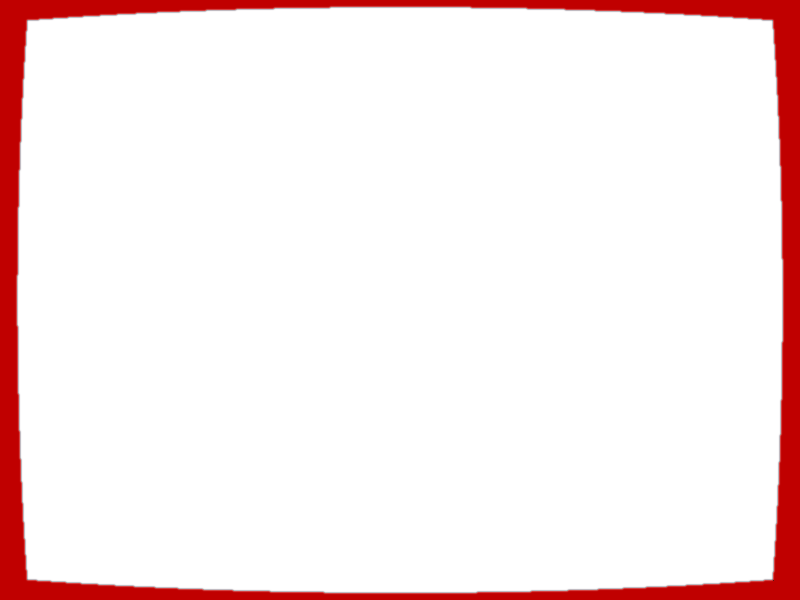
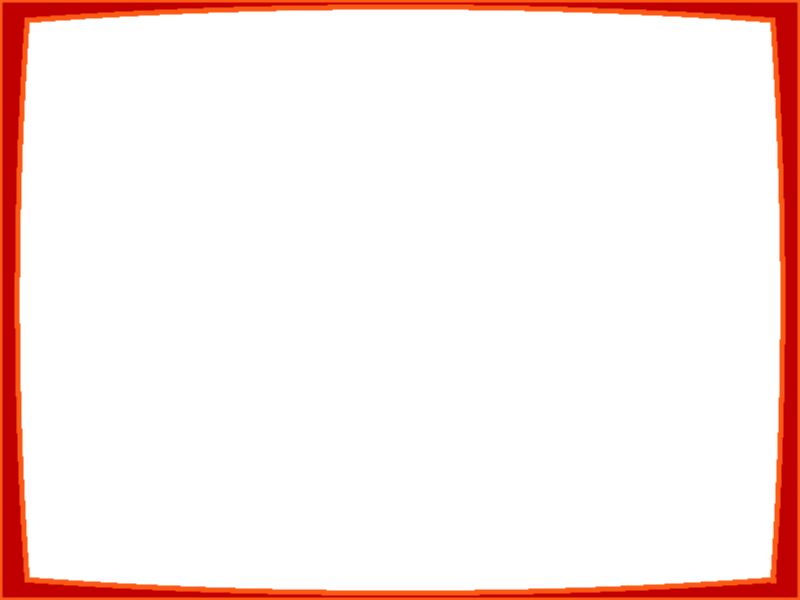
Before/after of a 800px x 600px layered artwork. What changed in the layer stack:
renamed "clouds" to "inner stroke", showed it, painted on it, unmasked it over bbox(0, 0, 800, 600)
